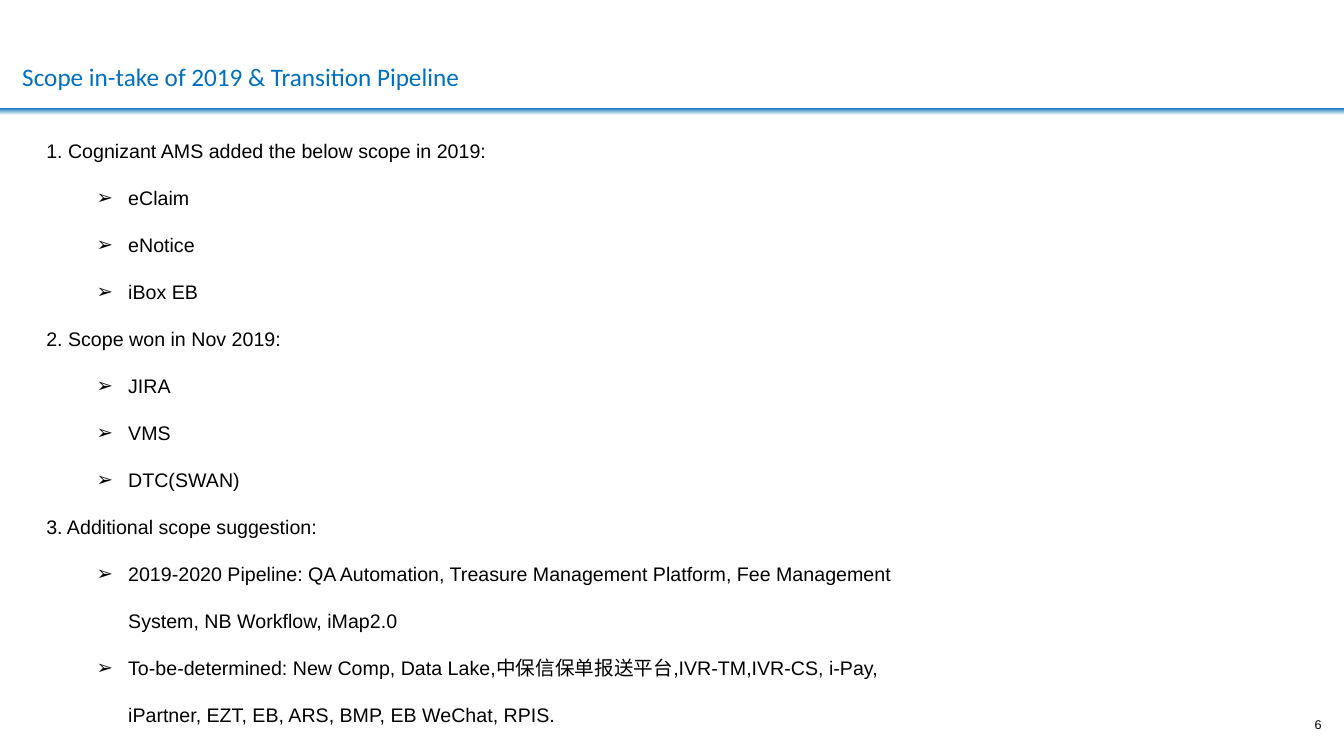
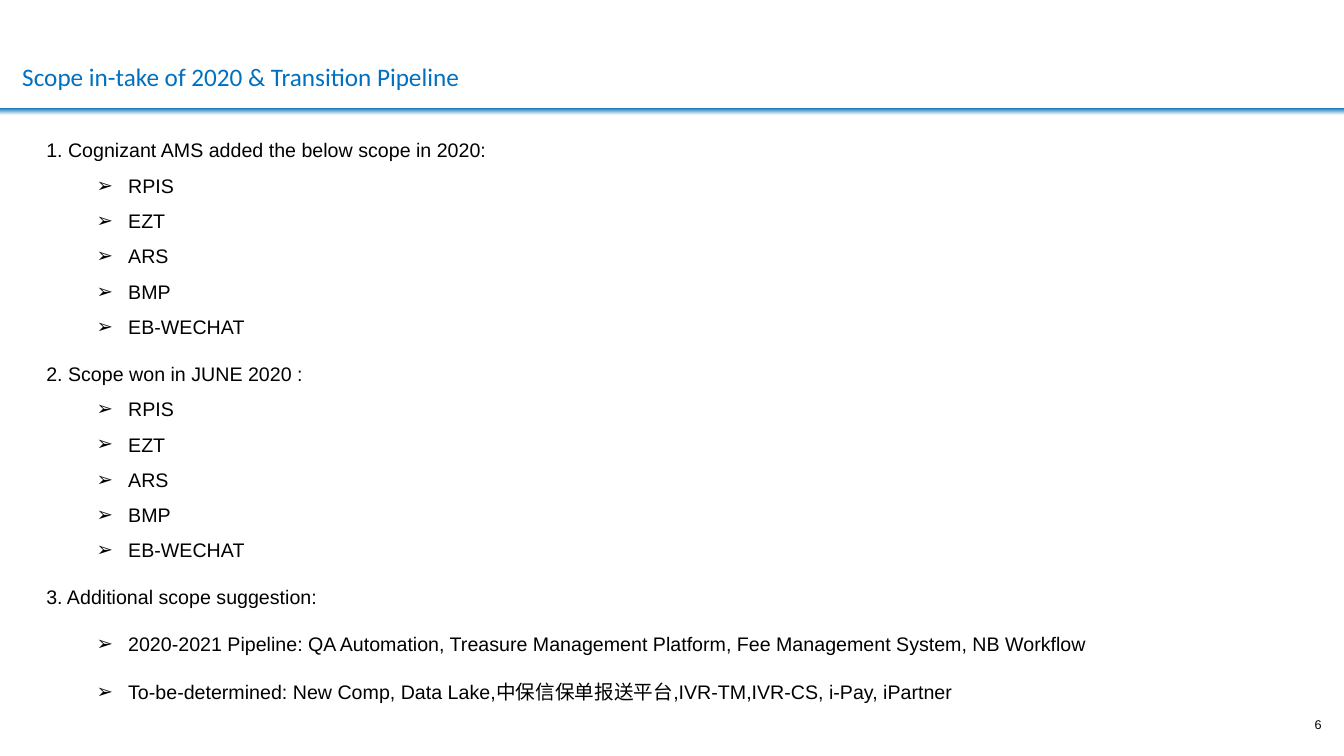
Before and after one commit to GeorgeChan20190501/Service_Monitor, a slide deck: slide 6 of src/main/resources/file/Metlife China Annual Review 20191112.pptx. Drawn at 1344x756 pixels with LibreOffice and Linux fonts; fonts in the diff are those of the drawing; background and template pictures are left out. Boxes give left, top, right and bottom in pixels: in the first picture for what was removed or moved away, otherwise in the second. Text is boxed around its words. In the diff, an @@ line names an element or a change of style, - is before the commit and + after.

```diff
--- a/src/main/resources/file/Metlife China Annual Review 20191112.pptx
+++ b/src/main/resources/file/Metlife China Annual Review 20191112.pptx
@@ title at (x1=22, y1=68, x2=459, y2=90): text changed @@
-Scope in-take of 2019 & Transition Pipeline
+Scope in-take of 2020 & Transition Pipeline
@@ text at (x1=46, y1=142, x2=486, y2=557): text changed @@
-1. Cognizant AMS added the below scope in 2019:
-  ➢ eClaim
-  ➢ eNotice
-  ➢ iBox EB
-2. Scope won in Nov 2019:
-  ➢ JIRA
-  ➢ VMS
-  ➢ DTC(SWAN)
+1. Cognizant AMS added the below scope in 2020:
+  ➢ RPIS
+  ➢ EZT
+  ➢ ARS
+  ➢ BMP
+  ➢ EB-WECHAT
+2. Scope won in JUNE 2020 :
+  ➢ RPIS
+  ➢ EZT
+  ➢ ARS
+  ➢ BMP
+  ➢ EB-WECHAT
@@ text at (x1=128, y1=636, x2=1085, y2=703): text changed @@
-  ➢ 2019-2020 Pipeline: QA Automation, Treasure Management Platform, Fee Management System, NB Workflow, iMap2.0
-  ➢ To-be-determined: New Comp, Data Lake,中保信保单报送平台,IVR-TM,IVR-CS, i-Pay, iPartner, EZT, EB, ARS, BMP, EB WeChat, RPIS.
+  ➢ 2020-2021 Pipeline: QA Automation, Treasure Management Platform, Fee Management System, NB Workflow
+  ➢ To-be-determined: New Comp, Data Lake,中保信保单报送平台,IVR-TM,IVR-CS, i-Pay, iPartner
```
Also in this commit, not shown: 6 other slides changed.
